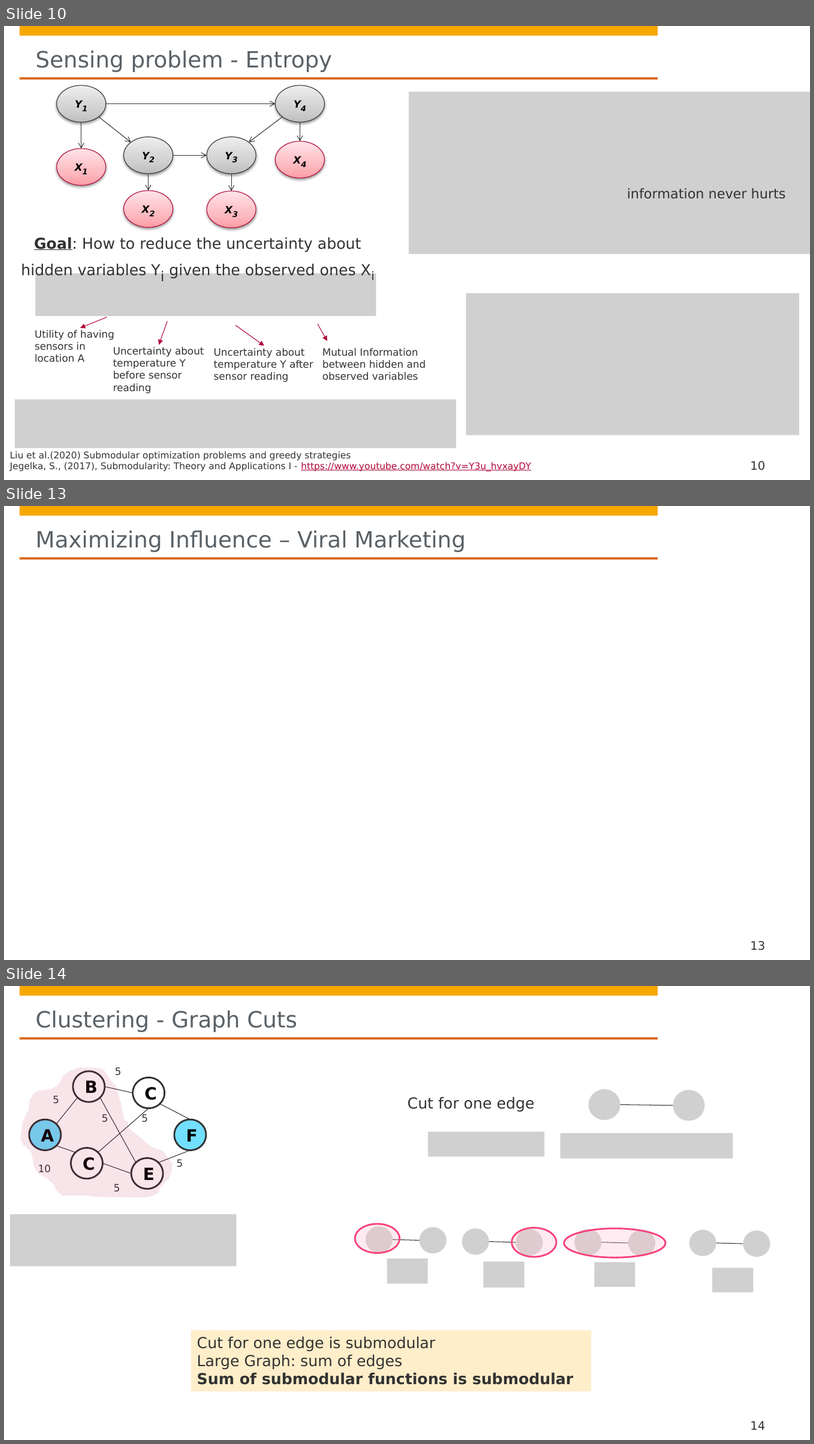
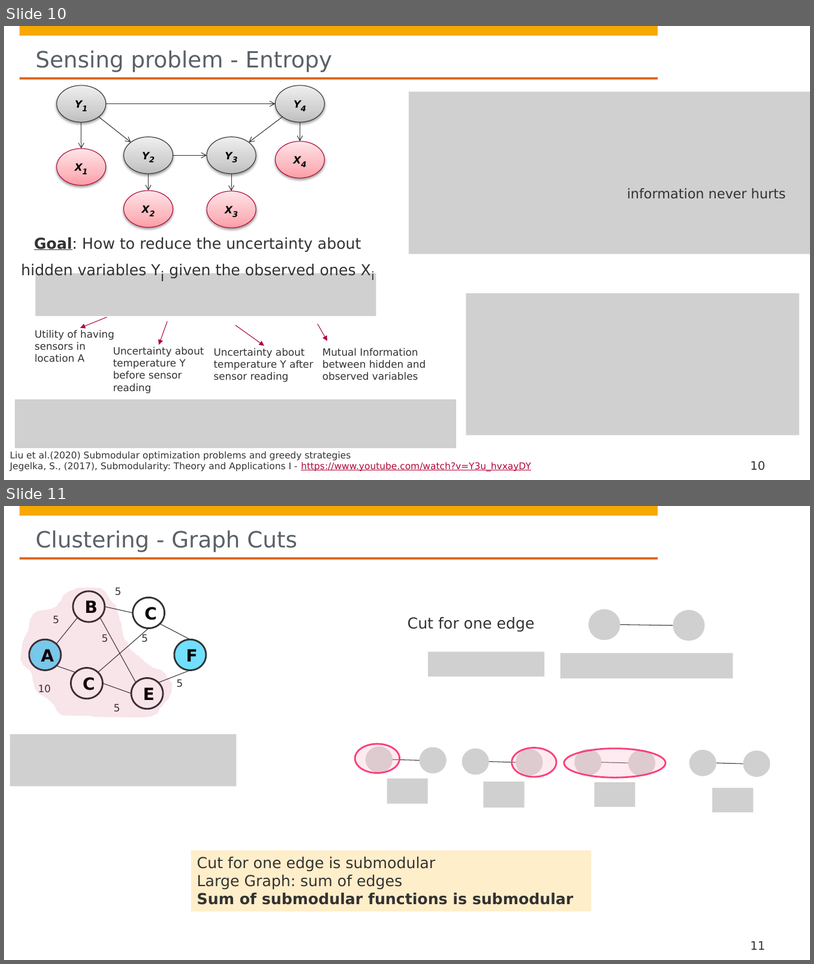
Before and after one commit to hpi-sam/GNN-Course-2020, a slide deck: 15. Submodular Functions and Applications.pptx. Shown one above the other, each under a label of ours: slides 10, 13 and 14 before the commit, slides 10 and 11 after it; the slides between them are not shown. The pictures are 814x1444 and 814x964 pixels, drawn with LibreOffice and Linux fonts; fonts in the diff are those of the drawing; grey boxes stand for pictures; background and template pictures are left out. Boxes give left, top, right and bottom in pixels: in the first picture for what was removed or moved away, otherwise in the second. Text is boxed around its words. In the diff, an @@ line names an element or a change of style, - is before the commit and + after.

```diff
--- a/15. Submodular Functions and Applications.pptx
+++ b/15. Submodular Functions and Applications.pptx
@@ slide 13 removed at [4, 506, 810, 960], background #FFFFFF; not listed: 4 template elements that a slide beside it also shows @@
@@ title removed at [36, 530, 465, 552] @@
-Maximizing Influence – Viral Marketing
@@ page number removed at [750, 940, 765, 950] @@
-13
@@ what was slide 14 is now slide 11 @@
@@ page number at [750, 940, 765, 949]: text changed @@
-14
+11
```
Also in this commit, not shown: 3 slides changed, 2 slides added, 7 other slides removed.
